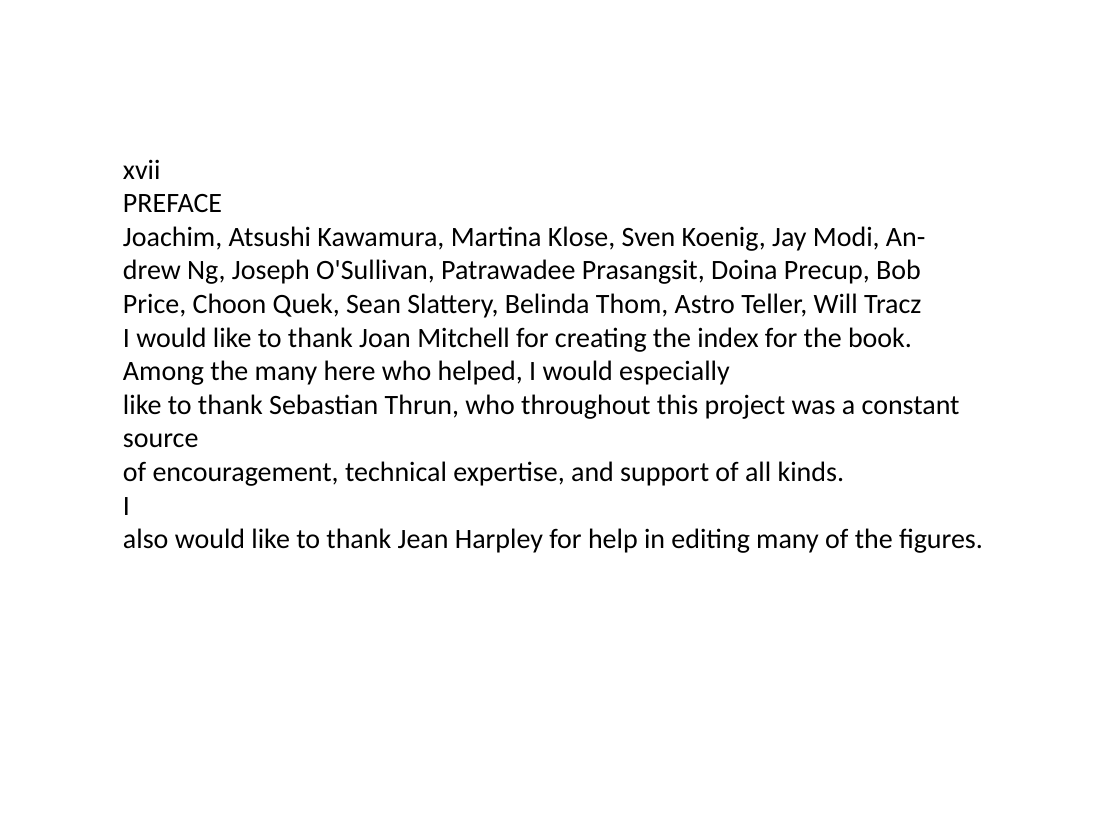
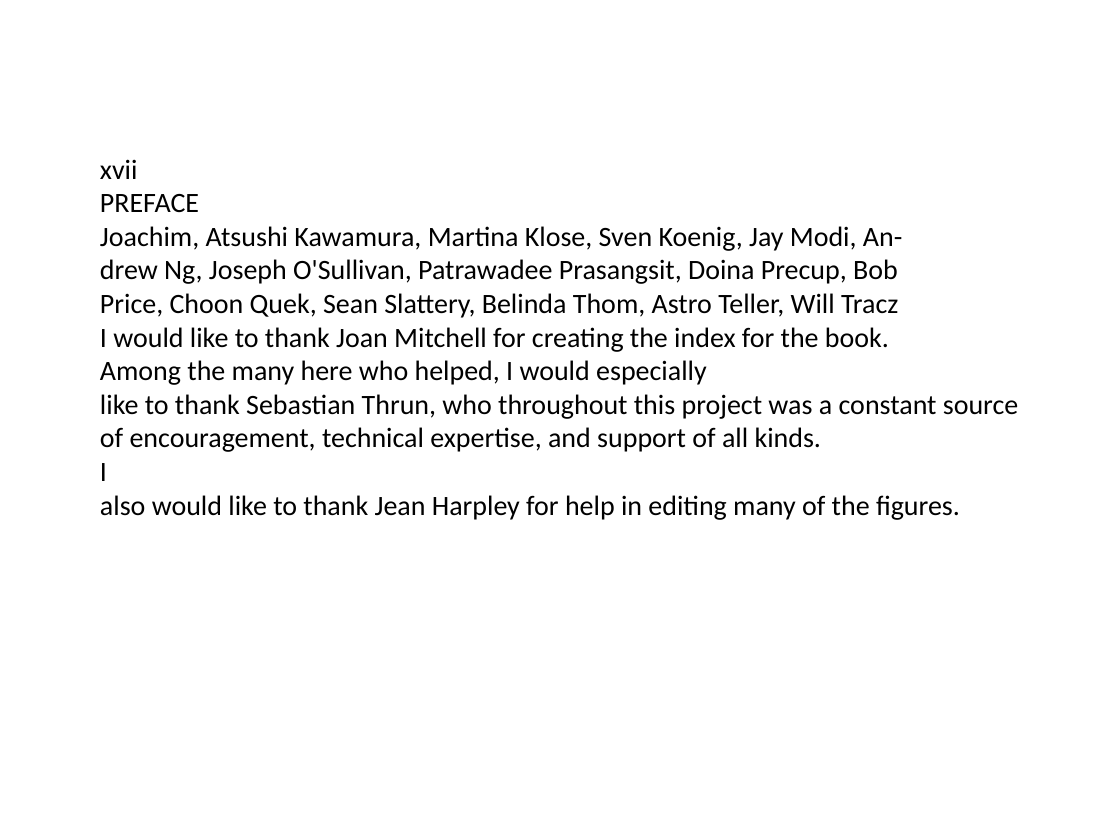
Before and after one commit to sai8151/EduFusion, a slide deck: slide 4 of output.pptx. Drawn at 1120x840 pixels with LibreOffice and Linux fonts; fonts in the diff are those of the drawing. Boxes give left, top, right and bottom in pixels: in the first picture for what was removed or moved away, otherwise in the second. Text is boxed around its words. In the diff, an @@ line names an element or a change of style, - is before the commit and + after.

```diff
--- a/output.pptx
+++ b/output.pptx
@@ text "xvii PREFACE Joachim, Atsushi Kawamura, ..." rewrapped from <box>123,159,983,553</box> to <box>100,159,1018,520</box> @@
```
Also in this commit, not shown: 62 other slides changed.
